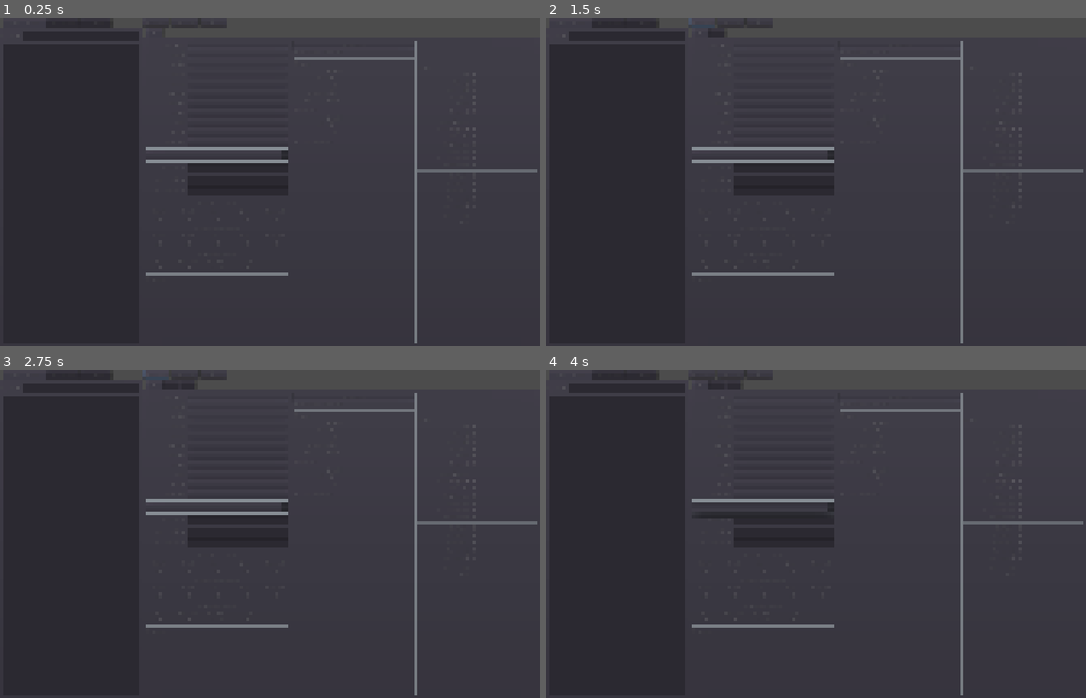
Above: before the commit, frames 1-4 (two rows, left to right).
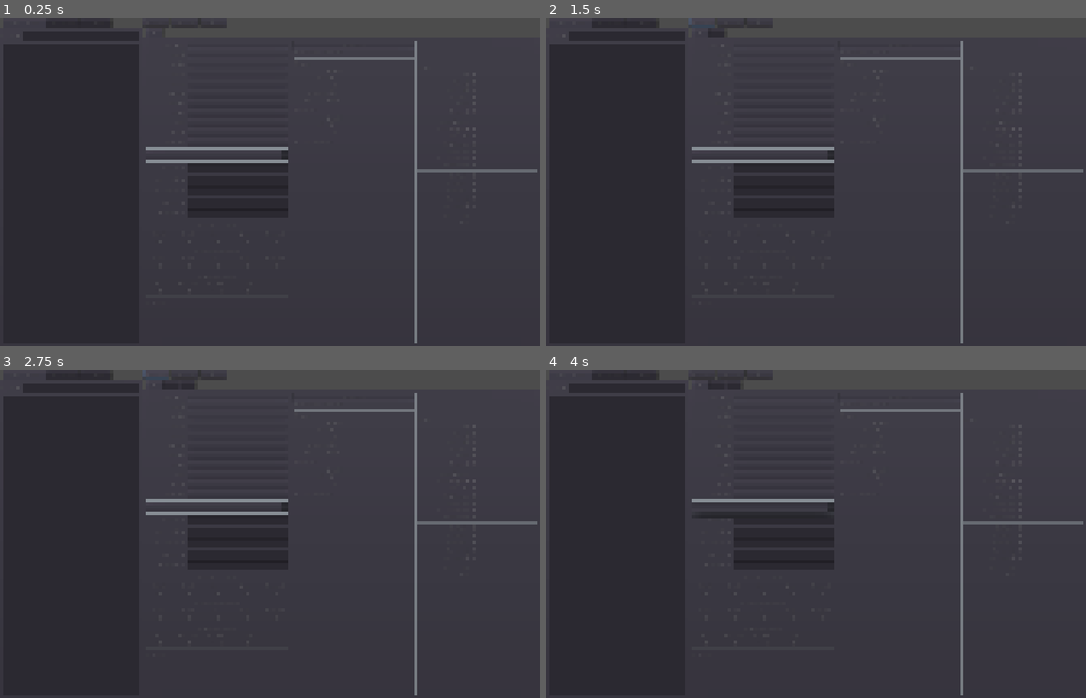
Above: after the commit, the same moments.

Repository: Hirmuolio/runescape-equipment-tool
Game: Godot game, scene res://main.tscn
The game is run twice, just before and just after one commit, with the same random seed, the same clock (stepped at 60 frames per second) and the same inputs.
Inputs (mouse positions are in pixels of both pictures, inside the frame that each line leads up to):
- Up to frame 1 (0.25 s): no input
- Up to frame 2 (1.5 s): click (627, 34) at 0.52 s; type "12" at 0.6 s; click "New set" at 1.25 s
- Up to frame 3 (2.75 s): click "New set" at 2 s
- Up to frame 4 (4 s): click (783, 396) at 2.77 s; click (762, 507) at 3.5 s

The runs differ from the first frame. In frame 1, 0.4% of the frame differs, in the area x 27-54%, y 58-79%; in frame 2, 0.4%; in frame 3, 0.4%; in frame 4, 0.4%.

Commit message:
mag/rng def

Diff:
--- a/combat_sim.gd
+++ b/combat_sim.gd
@@ -198,12 +198,35 @@
 
 func calc_m_hit_chance( player : player, target_mon : monster ):
 
-	# Melee
-	var eff_atk = target_mon.attack_level + 8
-	var atk_roll = floor( eff_atk * ( target_mon.attack_bonus  + 64 ) )
-
-	var eff_def = floor( ( floor( player.defence * player.prayer_def ) + player.style_def_bonus + 8) * player.other_def_bonus )
-	var def_roll = eff_def * ( player.style_def( target_mon.attack_type ) + 64 )
+	var atk_roll : int
+	var def_roll : int
+
+	if target_mon.attack_type[0] == "magic":
+		var eff_atk : int = target_mon.attack_level + 9
+		atk_roll = eff_atk * ( target_mon.attack_magic  + 64 )
+
+		# This may be wrong but nobody knows better
+		var eff_def : int = Utl.ifloor( ( Utl.ifloor( player.defence * player.prayer_def ) + player.style_def_bonus ) * 0.3 )
+		eff_def += Utl.ifloor( player.magic * player.prayer_magic * 0.7 ) + 8
+		# Uhh... maybe
+		eff_def = Utl.ifloor( eff_def * player.prayer_magic_def )
+
+		def_roll = eff_def * ( player.style_def( "magic" ) + 64 )
+
+	elif target_mon.attack_type[0] == "ranged":
+		var eff_atk : int = target_mon.ranged_level + 8
+		atk_roll = eff_atk * ( target_mon.ranged_bonus  + 64 )
+
+		var eff_def : int = Utl.ifloor( player.defence * player.prayer_def ) + player.style_def_bonus + 8
+		def_roll = eff_def * ( player.style_def( "ranged" ) + 64 )
+
+	else:
+		# Melee
+		var eff_atk : int = target_mon.attack_level + 8
+		atk_roll = eff_atk * ( target_mon.attack_bonus  + 64 )
+
+		var eff_def : int = Utl.ifloor( player.defence * player.prayer_def ) + player.style_def_bonus + 8
+		def_roll = eff_def * ( player.style_def( target_mon.attack_type[0] ) + 64 )
 
 
 	if atk_roll > def_roll:
--- a/data/player.gd
+++ b/data/player.gd
@@ -46,6 +46,8 @@
 var prayer_str : float setget ,_get_pray_str
 var prayer_atk : float setget ,_get_pray_att
 var prayer_def : float setget ,_get_pray_def
+var prayer_magic : float setget ,_get_pray_magic
+var prayer_magic_def : float setget ,_get_pray_magic_def
 
 var style_str_bonus : int setget ,_get_style_str
 var style_atk_bonus : int setget ,_get_style_atk
@@ -262,16 +264,20 @@
 	push_warning ( "Invalid weapon melee attack style " + '"' + attack_style + '"' )
 	return get_equipment_bonus( "attack_stab" )
 
-func style_def( attack_styles : Array ) -> int:
-
-	if attack_styles[0] == "stab":
+func style_def( ag_attack_style : String ) -> int:
+
+	if ag_attack_style == "stab":
 		return get_equipment_bonus( "defence_stab" )
-	elif attack_styles[0] == "slash":
+	elif ag_attack_style == "slash":
 		return get_equipment_bonus( "defence_slash" )
-	elif attack_styles[0] == "crush":
+	elif ag_attack_style == "crush":
 		return get_equipment_bonus( "defence_crush" )
-
-	push_warning ( "Invalid monster melee attack style " + '"' + attack_styles[0] + '"' )
+	elif ag_attack_style == "magic":
+		return get_equipment_bonus( "defence_magic" )
+	elif ag_attack_style == "ranged":
+		return get_equipment_bonus( "defence_ranged" )
+
+	push_warning ( "Invalid monster melee attack style " + '"' + ag_attack_style + '"' )
 	return 0
 
 
@@ -298,3 +304,15 @@
 		if "defence" in HardcodedData.prayers[pray_id]["modifiers"]:
 			return ( 100.0 + HardcodedData.prayers[pray_id]["modifiers"]["defence"] ) / 100
 	return 1.0
+
+func _get_pray_magic() -> float:
+	for pray_id in prayers:
+		if "magic" in HardcodedData.prayers[pray_id]["modifiers"]:
+			return ( 100.0 + HardcodedData.prayers[pray_id]["modifiers"]["magic"] ) / 100
+	return 1.0
+
+func _get_pray_magic_def()-> float:
+	for pray_id in prayers:
+		if "magic_defence" in HardcodedData.prayers[pray_id]["modifiers"]:
+			return ( 100.0 + HardcodedData.prayers[pray_id]["modifiers"]["magic_defence"] ) / 100
+	return 1.0
--- a/interface/set.tscn
+++ b/interface/set.tscn
@@ -130,7 +130,6 @@
 label = "Defence lvl"
 
 [node name="magic" parent="player" instance=ExtResource( 3 )]
-visible = false
 anchor_right = 0.0
 anchor_bottom = 0.0
 margin_top = 388.0
@@ -140,12 +139,11 @@
 label = "Magic lvl"
 
 [node name="ranged" parent="player" instance=ExtResource( 3 )]
-visible = false
 anchor_right = 0.0
 anchor_bottom = 0.0
-margin_top = 388.0
-margin_right = 354.0
-margin_bottom = 412.0
+margin_top = 416.0
+margin_right = 354.0
+margin_bottom = 440.0
 value = 1
 label = "Ranged lvl"
 
@@ -157,22 +155,22 @@
 label = "Combat lvl:"
 
 [node name="HSeparator4" type="HSeparator" parent="player"]
-margin_top = 388.0
-margin_right = 354.0
-margin_bottom = 392.0
+margin_top = 444.0
+margin_right = 354.0
+margin_bottom = 448.0
 
 [node name="label6" type="Label" parent="player"]
-margin_top = 396.0
-margin_right = 354.0
-margin_bottom = 410.0
+margin_top = 452.0
+margin_right = 354.0
+margin_bottom = 466.0
 size_flags_horizontal = 3
 text = "Attack bonuses"
 align = 1
 
 [node name="eq_attack" type="GridContainer" parent="player"]
-margin_top = 414.0
-margin_right = 354.0
-margin_bottom = 446.0
+margin_top = 470.0
+margin_right = 354.0
+margin_bottom = 502.0
 columns = 5
 
 [node name="label" type="Label" parent="player/eq_attack"]
@@ -254,22 +252,22 @@
 align = 1
 
 [node name="HSeparator6" type="HSeparator" parent="player"]
-margin_top = 450.0
-margin_right = 354.0
-margin_bottom = 454.0
+margin_top = 506.0
+margin_right = 354.0
+margin_bottom = 510.0
 
 [node name="label7" type="Label" parent="player"]
-margin_top = 458.0
-margin_right = 354.0
-margin_bottom = 472.0
+margin_top = 514.0
+margin_right = 354.0
+margin_bottom = 528.0
 size_flags_horizontal = 3
 text = "Defence bonuses"
 align = 1
 
 [node name="eq_def" type="GridContainer" parent="player"]
-margin_top = 476.0
-margin_right = 354.0
-margin_bottom = 508.0
+margin_top = 532.0
+margin_right = 354.0
+margin_bottom = 564.0
 columns = 5
 
 [node name="label" type="Label" parent="player/eq_def"]
@@ -351,22 +349,22 @@
 align = 1
 
 [node name="HSeparator7" type="HSeparator" parent="player"]
-margin_top = 512.0
-margin_right = 354.0
-margin_bottom = 516.0
+margin_top = 568.0
+margin_right = 354.0
+margin_bottom = 572.0
 
 [node name="label8" type="Label" parent="player"]
-margin_top = 520.0
-margin_right = 354.0
-margin_bottom = 534.0
+margin_top = 576.0
+margin_right = 354.0
+margin_bottom = 590.0
 size_flags_horizontal = 3
 text = "Other bonuses"
 align = 1
 
 [node name="eq_other" type="GridContainer" parent="player"]
-margin_top = 538.0
-margin_right = 354.0
-margin_bottom = 570.0
+margin_top = 594.0
+margin_right = 354.0
+margin_bottom = 626.0
 columns = 5
 
 [node name="label" type="Label" parent="player/eq_other"]
@@ -448,20 +446,20 @@
 align = 1
 
 [node name="HSeparator5" type="HSeparator" parent="player"]
-margin_top = 574.0
-margin_right = 354.0
-margin_bottom = 578.0
+margin_top = 630.0
+margin_right = 354.0
+margin_bottom = 634.0
 
 [node name="Label" type="Label" parent="player"]
-margin_top = 582.0
-margin_right = 354.0
-margin_bottom = 596.0
+margin_top = 638.0
+margin_right = 354.0
+margin_bottom = 652.0
 text = "Prayers:"
 
 [node name="prayers" type="VBoxContainer" parent="player"]
-margin_top = 600.0
-margin_right = 354.0
-margin_bottom = 600.0
+margin_top = 656.0
+margin_right = 354.0
+margin_bottom = 656.0
 
 [node name="VSeparator" type="VSeparator" parent="."]
 margin_left = 358.0
